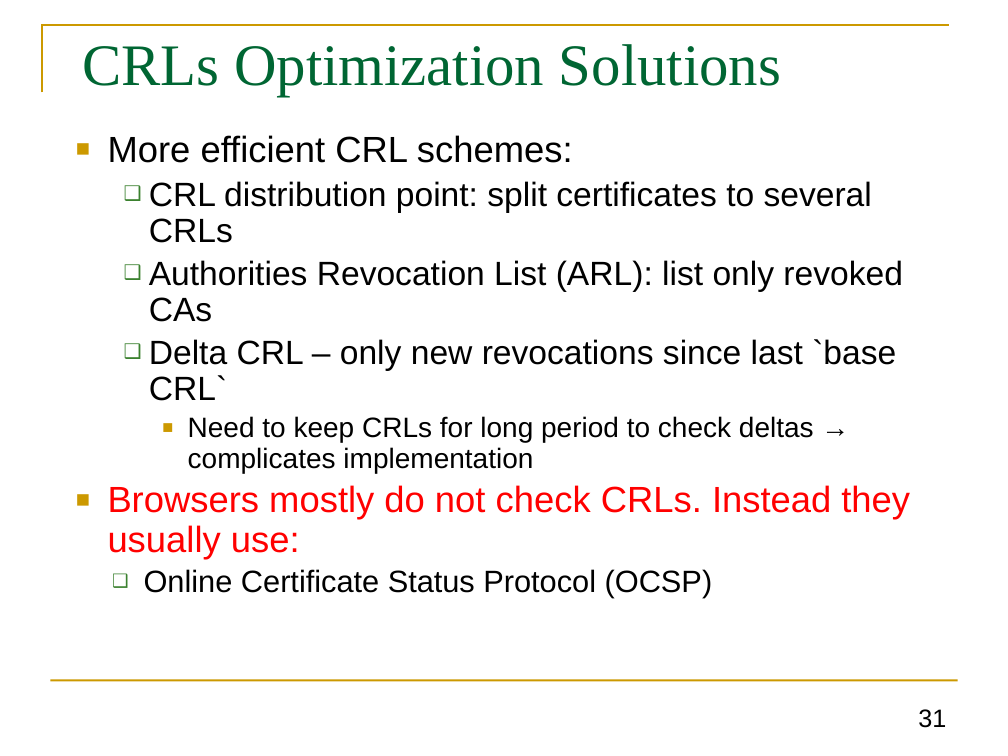
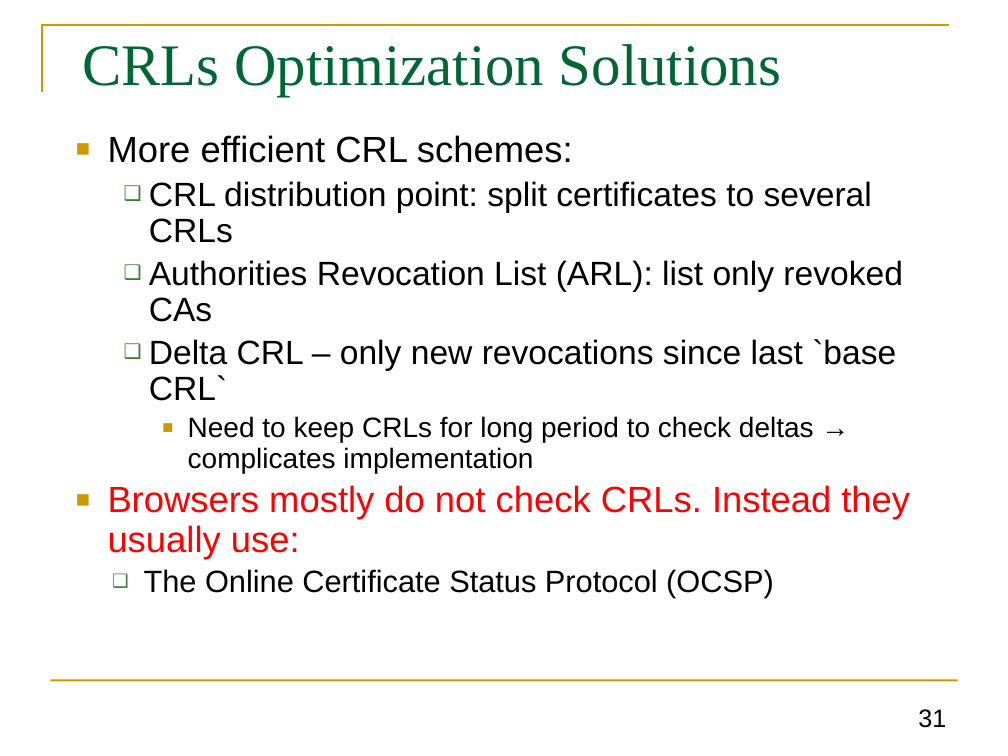
Before and after one commit to GhadaAlmashaqbeh/GhadaAlmashaqbeh.github.io, a slide deck: slide 31 of courses/cse3400-f2024/lecture12.pptx. Drawn at 1008x756 pixels with LibreOffice and Linux fonts; fonts in the diff are those of the drawing. Boxes give left, top, right and bottom in pixels: in the first picture for what was removed or moved away, otherwise in the second. Text is boxed around its words. In the diff, an @@ line names an element or a change of style, - is before the commit and + after.

```diff
--- a/courses/cse3400-f2024/lecture12.pptx
+++ b/courses/cse3400-f2024/lecture12.pptx
@@ text at box(144, 569, 774, 598): text changed @@
-  ❑ Online Certificate Status Protocol (OCSP)
+  ❑ The Online Certificate Status Protocol (OCSP)
```
Also in this commit, not shown: 5 other slides changed, 4 other files.
